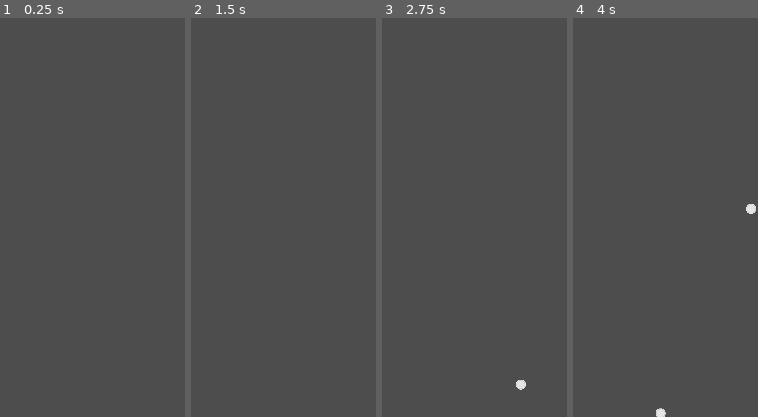
Above: before the commit, frames 1-4 (left to right).
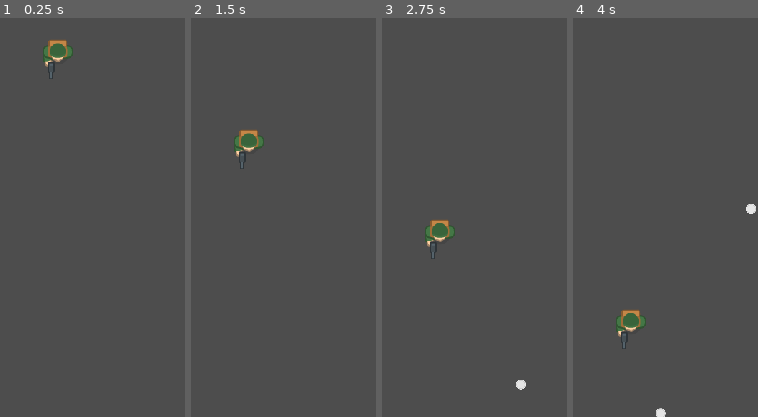
Above: after the commit, the same moments.

Repository: WindWiperStudios/Stationary-Shooter2
Game: Godot game, scene res://Nodes/Scenes/playscreen.tscn
Two runs of this game, one before a commit and one after it. Both use one fixed random seed, a clock stepped at 60 frames per second and the inputs below.
Inputs (mouse positions are % of the whole screen's width and height, from its top left):
- Up to frame 1 (0.25 s): no input
- Up to frame 2 (1.5 s): move the mouse to (72, 45) at 0.52 s; press the mouse at (72, 45) at 0.53 s; move the mouse to (30, 55) at 1.27 s; release the mouse at (30, 55) at 1.28 s; click (30, 55) at 1.35 s
- Up to frame 3 (2.75 s): move the mouse to (60, 28) at 2.02 s; press the mouse at (60, 28) at 2.03 s
- Up to frame 4 (4 s): move the mouse to (45, 70) at 2.77 s; release the mouse at (45, 70) at 2.78 s; click (45, 70) at 2.85 s; move the mouse to (80, 65) at 3.52 s; press the mouse at (80, 65) at 3.53 s
The pictures show only the part of the screen within x 32-82%, y 4-54%; the shares and areas given below are measured in that part.

The runs differ from the first frame. In frame 1, 0.6% of the frame differs, in the area x 23-40%, y 5-16%; in frame 2, 0.6%; in frame 3, 0.6%; in frame 4, 0.6%.

Commit message:
Added a few nodes
Added an enemy and healthcomponent scene. Set up enemy to walk downward when spawned in.

Diff:
--- /dev/null
+++ b/Nodes/Components/health_component.gd
@@ -0,0 +1,15 @@
+extends Node
+
+signal zeroHealth
+
+@export var maxHealth := 10
+
+var curHealth : int
+
+func _ready():
+	curHealth = maxHealth
+
+
+func _process(_delta):
+	if curHealth <= 0:
+		emit_signal("zeroHealth")
--- /dev/null
+++ b/Nodes/Components/health_component.tscn
@@ -0,0 +1,6 @@
+[gd_scene load_steps=2 format=3 uid="uid://cxr7b5sdo025f"]
+
+[ext_resource type="Script" path="res://Nodes/Components/health_component.gd" id="1_7nmot"]
+
+[node name="HealthComponent" type="Node"]
+script = ExtResource("1_7nmot")
--- /dev/null
+++ b/Nodes/Entities/enemy.gd
@@ -0,0 +1,13 @@
+extends Area2D
+
+@export var moveSpeed : float
+
+var walkDir = Vector2.DOWN
+
+
+func _physics_process(delta):
+	move(delta)
+
+
+func move(delta):
+	global_position += walkDir * moveSpeed * delta
--- /dev/null
+++ b/Nodes/Entities/enemy.tscn
@@ -0,0 +1,14 @@
+[gd_scene load_steps=3 format=3 uid="uid://b88mfj5dxofni"]
+
+[ext_resource type="Script" path="res://Nodes/Entities/enemy.gd" id="1_a450x"]
+[ext_resource type="PackedScene" uid="uid://cxr7b5sdo025f" path="res://Nodes/Components/health_component.tscn" id="1_ly3xg"]
+
+[node name="Enemy" type="Area2D"]
+script = ExtResource("1_a450x")
+moveSpeed = 150.0
+
+[node name="CollisionShape2D" type="CollisionShape2D" parent="."]
+
+[node name="AnimatedSprite2D" type="AnimatedSprite2D" parent="."]
+
+[node name="HealthComponent" parent="." instance=ExtResource("1_ly3xg")]
--- a/Nodes/Projectiles/player_projectile.gd
+++ b/Nodes/Projectiles/player_projectile.gd
@@ -1,6 +1,9 @@
 extends Area2D
 
 @export var speed : float
+@export var particleSpeed : float
+
+@onready var particle = $GPUParticles2D
 
 var direction : Vector2
 
--- a/Nodes/Projectiles/player_projectile.tscn
+++ b/Nodes/Projectiles/player_projectile.tscn
@@ -17,3 +17,5 @@
 texture = ExtResource("1_squem")
 region_enabled = true
 region_rect = Rect2(335, 0, 35, 35)
+
+[node name="GPUParticles2D" type="GPUParticles2D" parent="."]
--- a/Nodes/Scenes/playscreen.tscn
+++ b/Nodes/Scenes/playscreen.tscn
@@ -1,7 +1,28 @@
-[gd_scene load_steps=3 format=3 uid="uid://dofjn1nbm0hy5"]
+[gd_scene load_steps=8 format=3 uid="uid://dofjn1nbm0hy5"]
 
 [ext_resource type="PackedScene" uid="uid://bduv5t3tpk173" path="res://Nodes/Entities/wall.tscn" id="1_2x8h4"]
 [ext_resource type="PackedScene" uid="uid://nansvvfxtdnc" path="res://Nodes/Entities/player.tscn" id="2_ycadu"]
+[ext_resource type="PackedScene" uid="uid://b88mfj5dxofni" path="res://Nodes/Entities/enemy.tscn" id="3_50p3p"]
+[ext_resource type="Texture2D" uid="uid://lxdciyhd65a3" path="res://Images/spritesheet_characters.png" id="4_ng2wr"]
+
+[sub_resource type="CapsuleShape2D" id="CapsuleShape2D_3dpya"]
+radius = 51.0
+height = 102.0
+
+[sub_resource type="AtlasTexture" id="AtlasTexture_ekwy2"]
+atlas = ExtResource("4_ng2wr")
+region = Rect2(0, 0, 55, 42)
+
+[sub_resource type="SpriteFrames" id="SpriteFrames_l8kw6"]
+animations = [{
+"frames": [{
+"duration": 1.0,
+"texture": SubResource("AtlasTexture_ekwy2")
+}],
+"loop": true,
+"name": &"default",
+"speed": 5.0
+}]
 
 [node name="Playscreen" type="MarginContainer"]
 anchors_preset = 15
@@ -17,3 +38,18 @@
 position = Vector2(646, 2498)
 
 [node name="ProjectileContainer" type="Node2D" parent="."]
+
+[node name="Enemy" parent="." instance=ExtResource("3_50p3p")]
+position = Vector2(617, 184)
+moveSpeed = 250.0
+
+[node name="CollisionShape2D" parent="Enemy" index="0"]
+position = Vector2(-2, -21)
+shape = SubResource("CapsuleShape2D_3dpya")
+
+[node name="AnimatedSprite2D" parent="Enemy" index="1"]
+rotation = 1.5708
+scale = Vector2(2.5, 2.5)
+sprite_frames = SubResource("SpriteFrames_l8kw6")
+
+[editable path="Enemy"]
